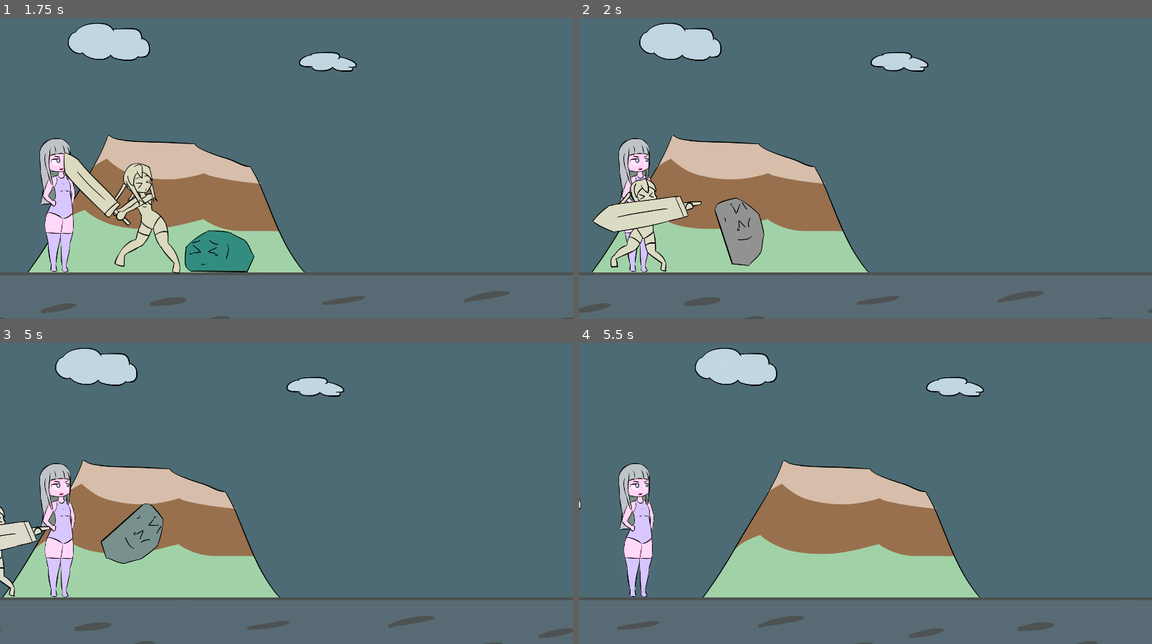
Above: before the commit, frames 1-4 (two rows, left to right).
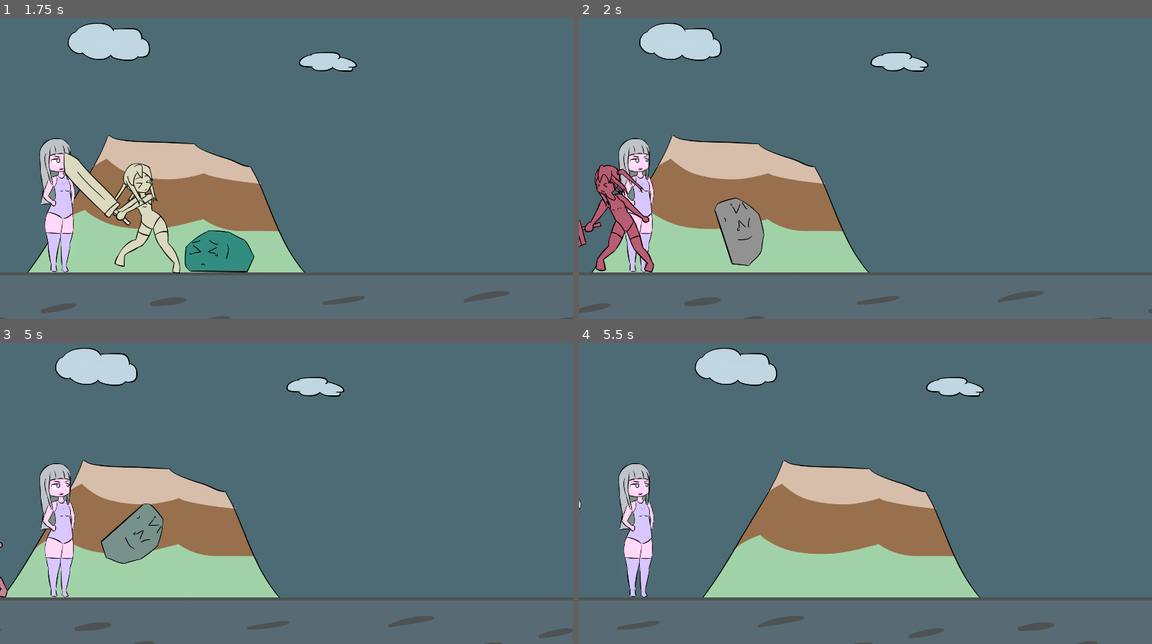
Above: after the commit, the same moments.

Repository: BeatMil/Animurun
Game: Godot game, scene res://Scenes/Forest.tscn
The game is run twice, just before and just after one commit, with the same random seed, the same clock (stepped at 60 frames per second) and the same inputs.
Inputs:
- Up to frame 1 (1.75 s): tap Enter (ui_accept) at 0.5, 0.77, 1.52 s; hold U (block) 0.53-1.28 s; tap U (block) at 1.35 s
- Up to frame 2 (2 s): no input
- Up to frame 3 (5 s): hold U (block) 2.03-2.75 s; click "Restart" at 2.75 s; tap U (block) at 3.6 s; tap Enter (ui_accept) at 3.77, 4.52 s; hold U (block) from 4.28 s (still down)
- Up to frame 4 (5.5 s): release U (block) at 5.03 s; tap U (block) at 5.1 s; tap Enter (ui_accept) at 5.27 s

Frame 1 is identical in both runs. In frame 2, 3.4% of the frame differs, in the area x 0-22%, y 48-85%; in frame 3, 0.8%; in frame 4, nothing differs.

Commit message:
Add state machine to chiichan

Diff:
--- a/scripts/Chiichan.gd
+++ b/scripts/Chiichan.gd
@@ -4,13 +4,15 @@
 @export var default_pos: Node
 
 
+# Beat's own state machine XD
+enum States {RUNNING, ATTACKING, STUNNED, BLOCKING, BLOCK_IMPACT, SWORD_DEFLECT}
+
+
 # Configs
+var state = States.RUNNING
 var is_alive = true
-var is_blocking = false
-var is_stunned = false
 var can_move_to_default_pos = false
 var speed = Vector2(100, 0)
-
 
 
 # Constants
@@ -31,7 +33,7 @@
 	if not is_alive:
 		return
 
-	if is_stunned:
+	if state == States.STUNNED:
 		return
 
 	if event.is_action_pressed("ui_accept"):
@@ -49,12 +51,12 @@
 
 
 func hit_by_slime():
-	if is_blocking:
+	if state == States.BLOCKING:
 		anim_player.play("block_impact")
 	else:
 		anim_player.play("hurt")
 
-	is_stunned = true
+	state = States.STUNNED
 
 	# Set linear_velocity to ZERO
 	# Make it easier to control how far chiichan would fly
@@ -66,12 +68,12 @@
 
 
 func hit_by_speed_slime():
-	if is_blocking:
+	if state == States.BLOCKING:
 		anim_player.play("block_impact")
 	else:
 		anim_player.play("hurt")
 
-	is_stunned = true
+	state = States.STUNNED
 
 	linear_velocity = Vector2.ZERO
 	apply_impulse(Vector2(-2000, -100))
@@ -80,12 +82,12 @@
 
 
 func hit_by_rocky():
-	if is_blocking:
+	if state == States.BLOCKING:
 		anim_player.play("block_impact")
 	else:
 		anim_player.play("hurt")
 
-	is_stunned = true
+	state = States.STUNNED
 
 	linear_velocity = Vector2.ZERO
 	apply_impulse(Vector2(-2000, -100))
@@ -102,7 +104,7 @@
 
 func sword_deflect():
 	$"AnimationPlayer".play("sword_deflect")
-	is_stunned = true
+	state = States.STUNNED
 	apply_impulse(Vector2(-900, -100))
 
 
@@ -111,13 +113,12 @@
 
 
 func block():
-		is_blocking = true
-		anim_player.play("block")
+	state = States.BLOCKING
+	anim_player.play("block")
 
 
 func _on_animation_player_animation_finished(anim_name):
 	if anim_name in ["attack01", "hurt", "block", "block_impact", "attack01_2"]:
-		is_blocking = false
-		is_stunned = false
+		state = States.RUNNING
 		can_move_to_default_pos = true
 		anim_player.play("run")
